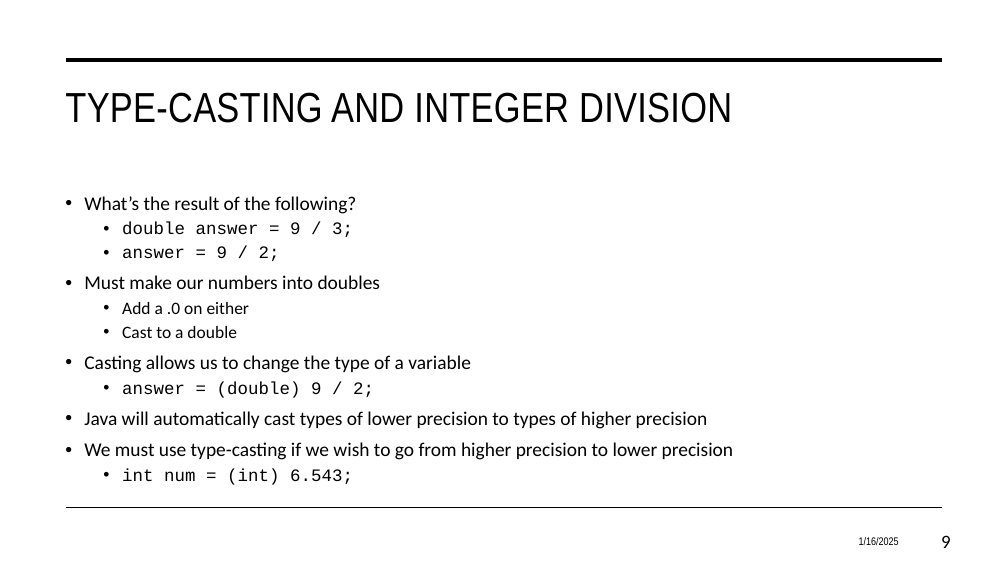
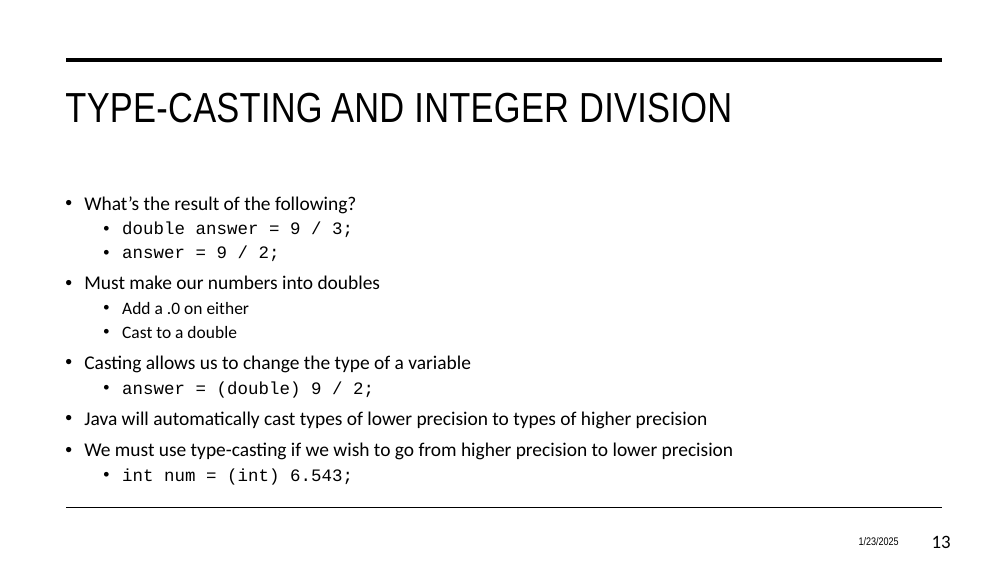
Before and after one commit to anderson79/cs1180-02_sp25, a slide deck: slide 13 of Week2/Week2.pptx (slide 9 before the commit). Drawn at 1008x567 pixels with LibreOffice and Linux fonts; fonts in the diff are those of the drawing. Boxes give left, top, right and bottom in pixels: in the first picture for what was removed or moved away, otherwise in the second. Text is boxed around its words. In the diff, an @@ line names an element or a change of style, - is before the commit and + after.

```diff
--- a/Week2/Week2.pptx
+++ b/Week2/Week2.pptx
@@ text at bbox=[859, 537, 899, 545]: text changed @@
-1/16/2025
+1/23/2025
@@ page number at bbox=[932, 535, 951, 548]: text changed @@
-9
+13
```
Also in this commit, not shown: 8 other slides changed, 4 slides added, 2 other files.
